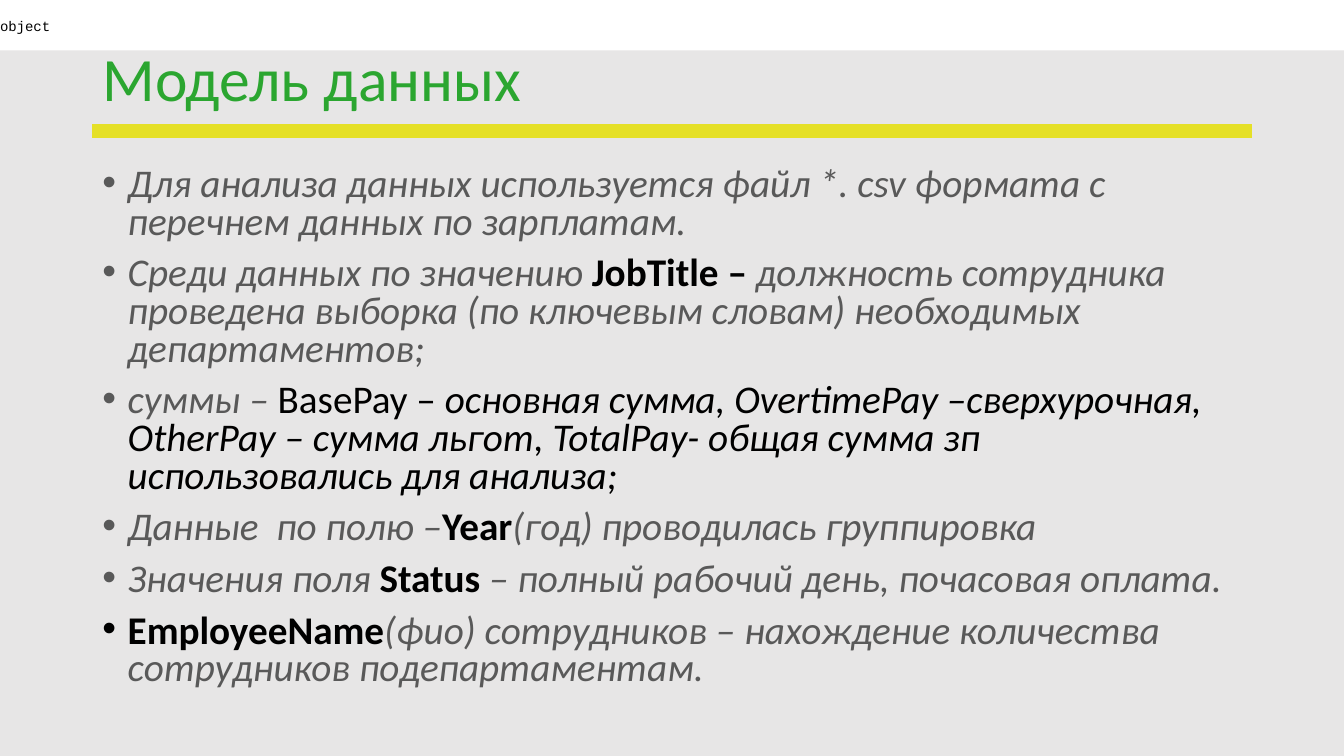
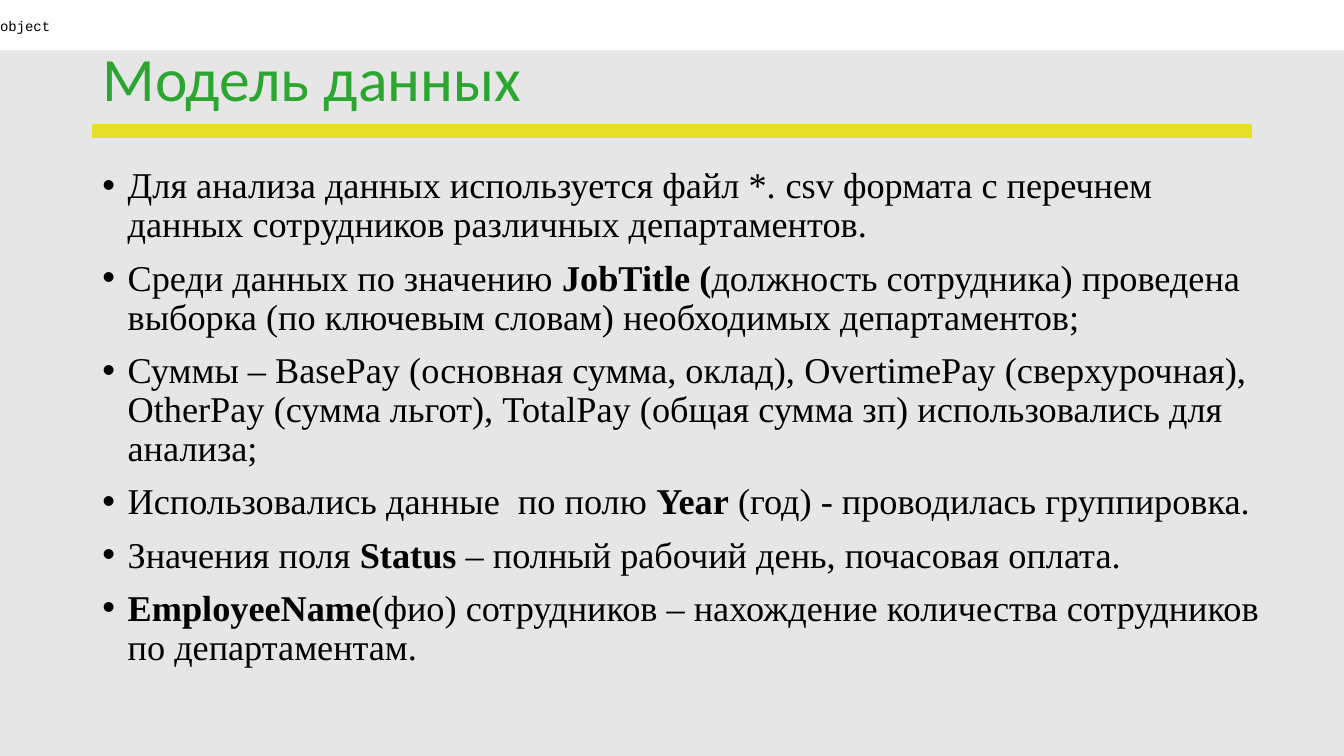
Before and after one commit to Tatiana-tsar/homework, a slide deck: slide 5 of ПЕРЕЗАПУСК_Data Analyst_Царегородцева Татьяна Владимировна.pptx. Drawn at 1344x756 pixels with LibreOffice and Linux fonts; fonts in the diff are those of the drawing; background and template pictures are left out. Boxes give left, top, right and bottom in pixels: in the first picture for what was removed or moved away, otherwise in the second. Text is boxed around its words. In the diff, an @@ line names an element or a change of style, - is before the commit and + after.

```diff
--- a/ПЕРЕЗАПУСК_Data Analyst_Царегородцева Татьяна Владимировна.pptx
+++ b/ПЕРЕЗАПУСК_Data Analyst_Царегородцева Татьяна Владимировна.pptx
@@ text at (128, 173, 1250, 522): text changed; size 28 to 25.9 pt; font Calibri to Times New Roman; text colour #595959 to #000000; italic off @@
-• Для анализа данных используется файл *. сsv формата с перечнем данных по зарплатам.
-• Среди данных по значению JobTitle – должность сотрудника проведена выборка (по ключевым словам) необходимых департаментов;
-• суммы – BasePay – основная сумма, OvertimePay –сверхурочная, OtherPay – сумма льгот, TotalPay- общая сумма зп использовались для анализа;
-• Данные по полю –Year(год) проводилась группировка
+• Для анализа данных используется файл *. сsv формата с перечнем данных сотрудников различных департаментов.
+• Среди данных по значению JobTitle (должность сотрудника) проведена выборка (по ключевым словам) необходимых департаментов;
+• Суммы – BasePay (основная сумма, оклад), OvertimePay (сверхурочная), OtherPay (сумма льгот), TotalPay (общая сумма зп) использовались для анализа;
+• Использовались данные по полю Year (год) - проводилась группировка.
@@ text at (128, 542, 1120, 575): size 28 to 25.9 pt, font Calibri to Times New Roman in "Значения поля Status – полный рабочий день, ..."; text colour #595959 to #000000, italic off in "Значения поля – полный рабочий день, почасовая ..."; line spacing 0.8 to 0.9 @@
@@ text at (128, 596, 1259, 667): text changed; size 28 to 25.9 pt; font Calibri to Times New Roman; text colour #595959 to #000000; italic off @@
-• EmployeeName(фио) сотрудников – нахождение количества сотрудников подепартаментам.
+• EmployeeName(фио) сотрудников – нахождение количества сотрудников по департаментам.
```
Also in this commit, not shown: 5 other slides changed, 2 other files.
